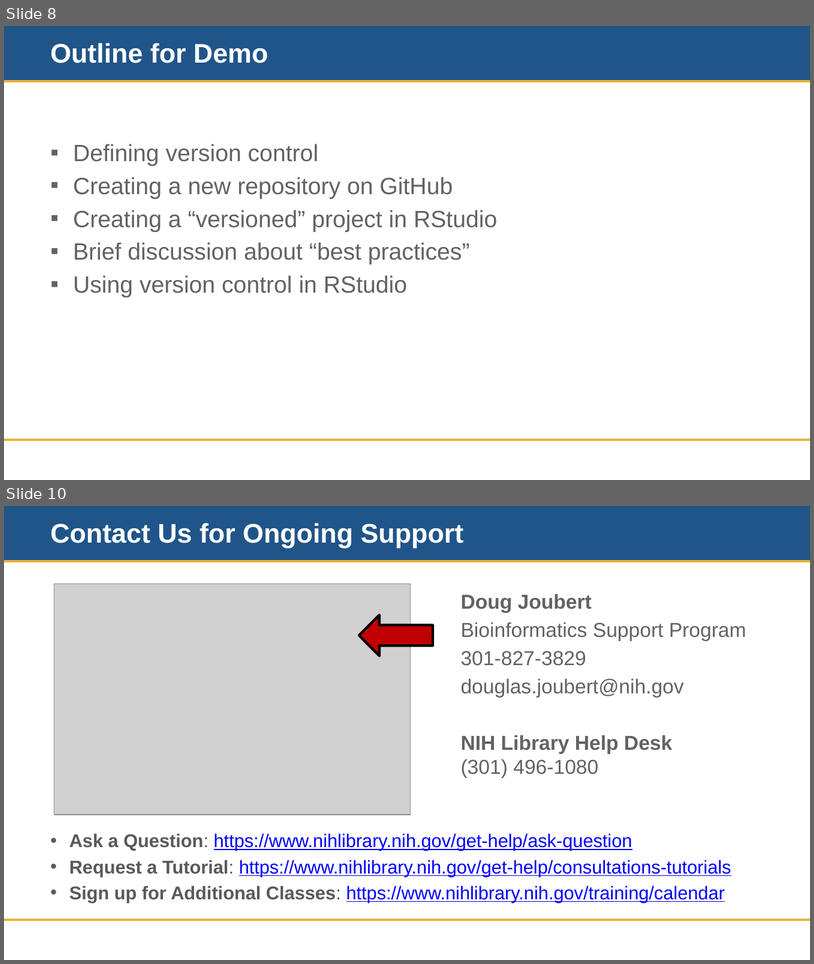
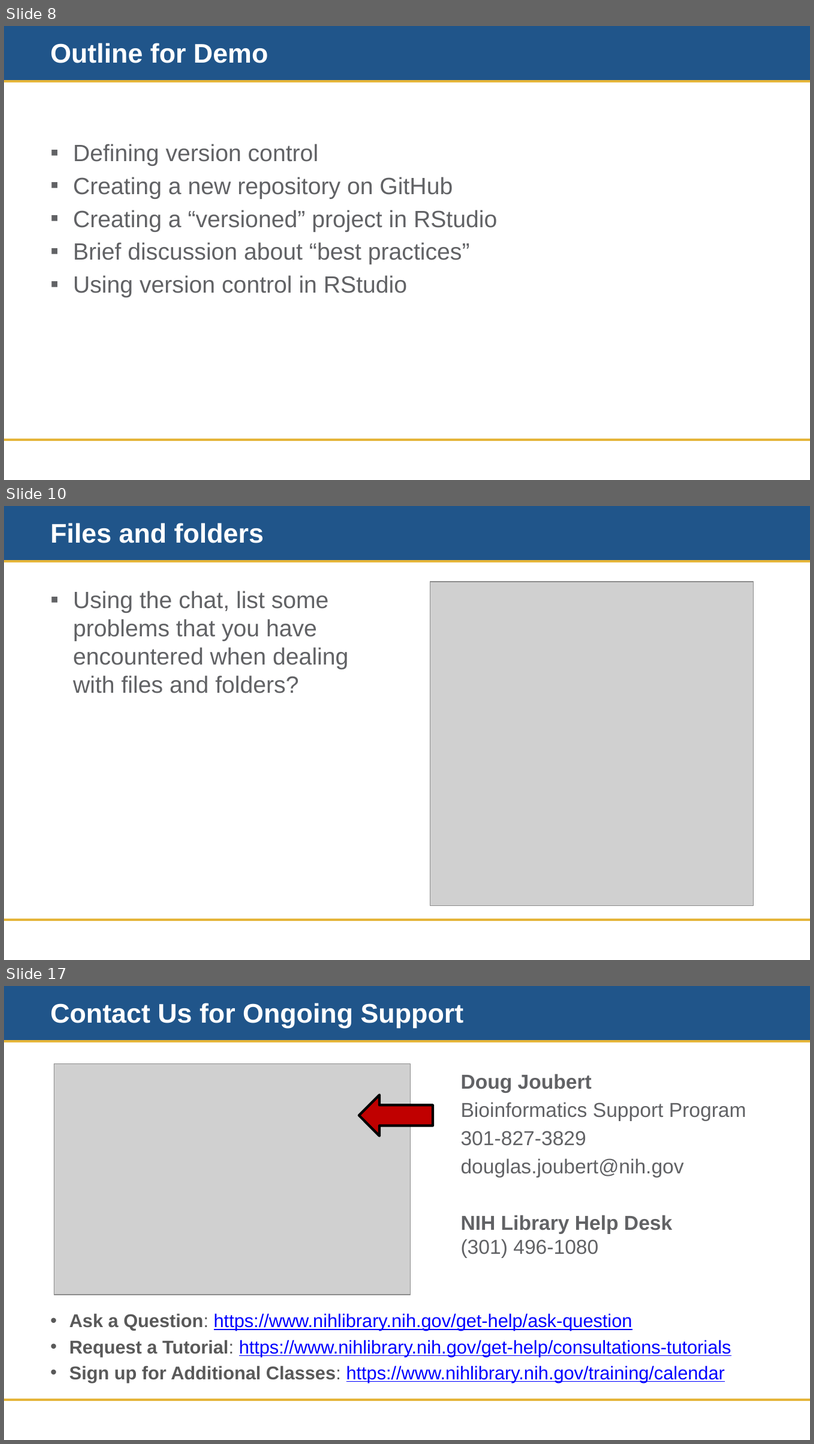
Before and after one commit to doujouDC/nihl-intro-r-classes, a slide deck: r-project-mgmt-repro/nih-r-project-mgmt-training-material/nihl-r-project-mgmt.pptx. Shown one above the other, each under a label of ours: slides 8 and 10 before the commit, slides 8, 10 and 17 after it; the slides between them are not shown. The pictures are 814x964 and 814x1444 pixels, drawn with LibreOffice and Linux fonts; fonts in the diff are those of the drawing; grey boxes stand for pictures; background and template pictures are left out. Boxes give left, top, right and bottom in pixels: in the first picture for what was removed or moved away, otherwise in the second. Text is boxed around its words. In the diff, an @@ line names an element or a change of style, - is before the commit and + after.

```diff
--- a/r-project-mgmt-repro/nih-r-project-mgmt-training-material/nihl-r-project-mgmt.pptx
+++ b/r-project-mgmt-repro/nih-r-project-mgmt-training-material/nihl-r-project-mgmt.pptx
@@ slide 10 added at (4,506,810,960), background #FFFFFF; not listed: 3 template elements that a slide beside it also shows @@
@@ title added at (50,523,264,543), 32 pt, text #FFFFFF, bold @@
+Files and folders
@@ text added at (73,591,348,693), 28 pt, text #616265 @@
+▪ Using the chat, list some problems that you have encountered when dealing with files and folders?
@@ picture added at (431,582,754,905) @@
@@ what was slide 10 is now slide 17 @@
```
Also in this commit, not shown: 1 slide changed, 6 other slides added, 6 other files.
